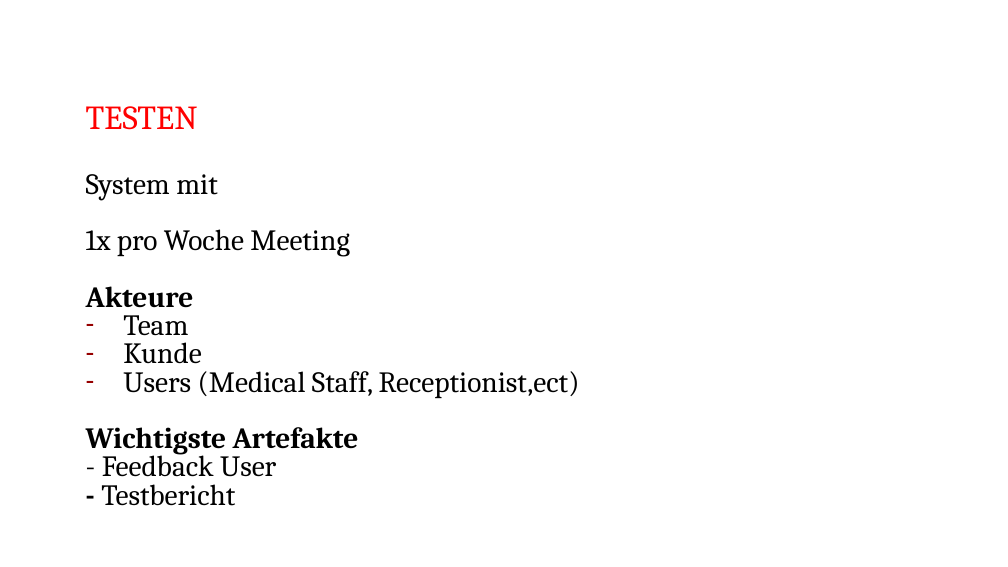
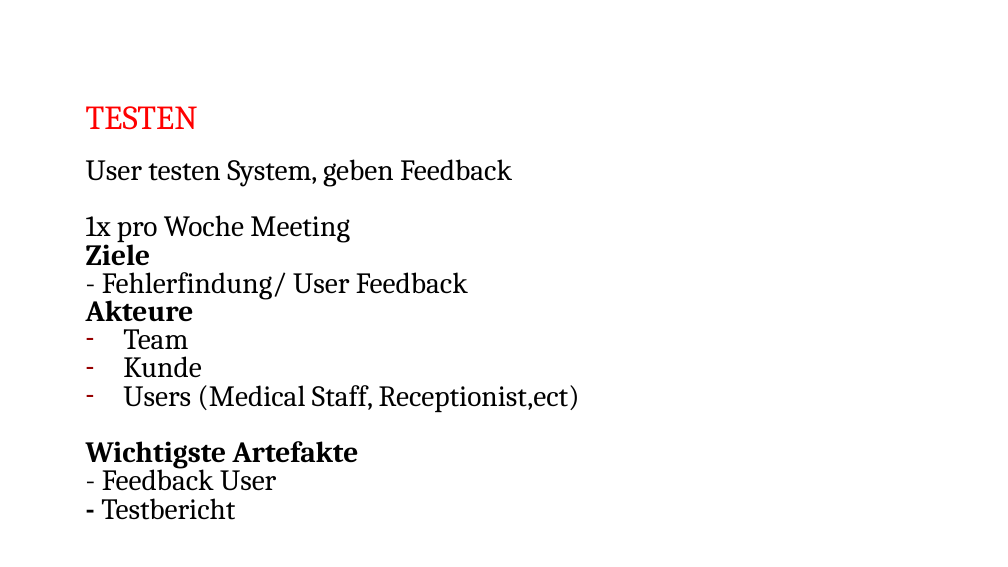
Before and after one commit to shylux/ch.bfh.bti7081.s2015.rot, a slide deck: slide 8 of doc/task02/Task 2.pptx (slide 9 before the commit). Drawn at 1008x567 pixels with LibreOffice and Linux fonts; fonts in the diff are those of the drawing. Boxes give left, top, right and bottom in pixels: in the first picture for what was removed or moved away, otherwise in the second. Text is boxed around its words. In the diff, an @@ line names an element or a change of style, - is before the commit and + after.

```diff
--- a/doc/task02/Task 2.pptx
+++ b/doc/task02/Task 2.pptx
@@ text at [86, 159, 512, 186]: text changed @@
-System mit
+User testen System, geben Feedback
@@ text at [86, 237, 468, 299]: paragraphs added @@
+Ziele
+- Fehlerfindung/ User Feedback
```
Also in this commit, not shown: 4 other slides changed, 1 slide added, 2 slides removed.
